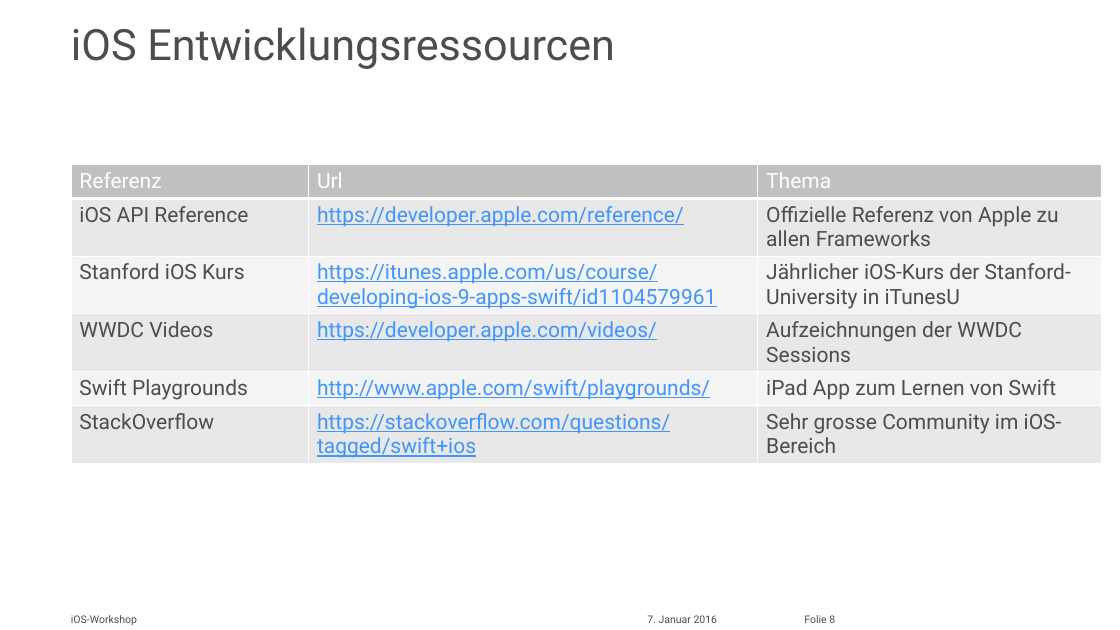
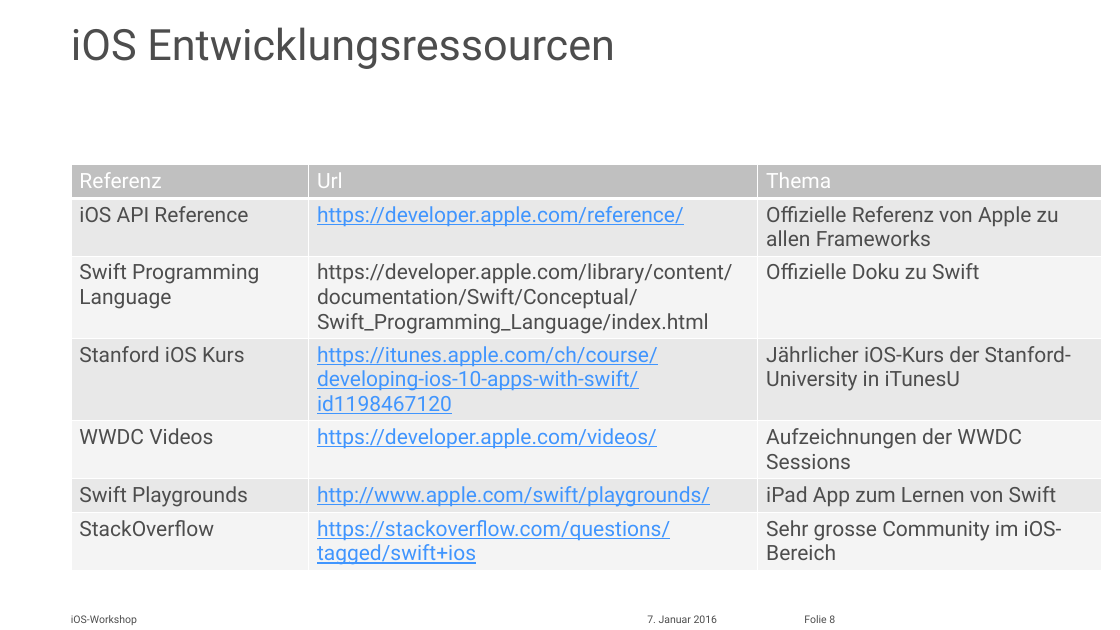
Before and after one commit to atalupadhyay/fhnw-mobile-workshop, a slide deck: slide 8 of iOS/1. Termin/Termin 1.pptx. Drawn at 1120x630 pixels with LibreOffice and Linux fonts; fonts in the diff are those of the drawing. Boxes give left, top, right and bottom in pixels: in the first picture for what was removed or moved away, otherwise in the second. Text is boxed around its words. In the diff, an @@ line names an element or a change of style, - is before the commit and + after.

Commit message:
update iOS Links

```diff
--- a/iOS/1. Termin/Termin 1.pptx
+++ b/iOS/1. Termin/Termin 1.pptx
@@ table at (71, 165, 1102, 569) @@
-row 3: Stanford iOS Kurs | https://itunes.apple.com/us/course/developing-ios-9-apps-swift/id1104579961 | Jährlicher iOS-Kurs der Stanford-University in iTunesU
+row 3: Swift Programming Language | https://developer.apple.com/library/content/documentation/Swift/Conceptual/Swift_Programming_Language/index.html | Offizielle Doku zu Swift
+row 4: Stanford iOS Kurs | https://itunes.apple.com/ch/course/developing-ios-10-apps-with-swift/id1198467120 | Jährlicher iOS-Kurs der Stanford-University in iTunesU
```
